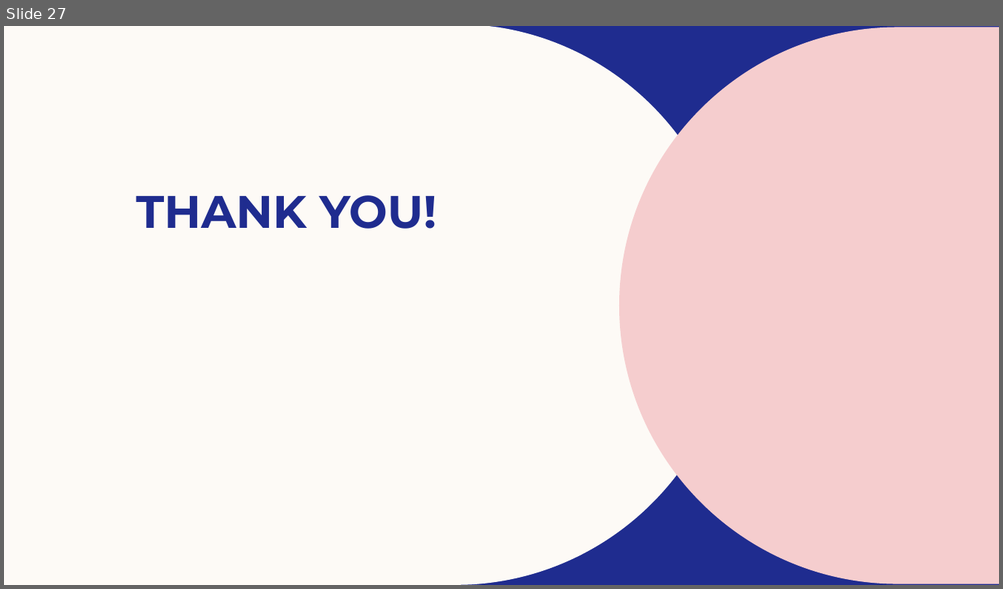
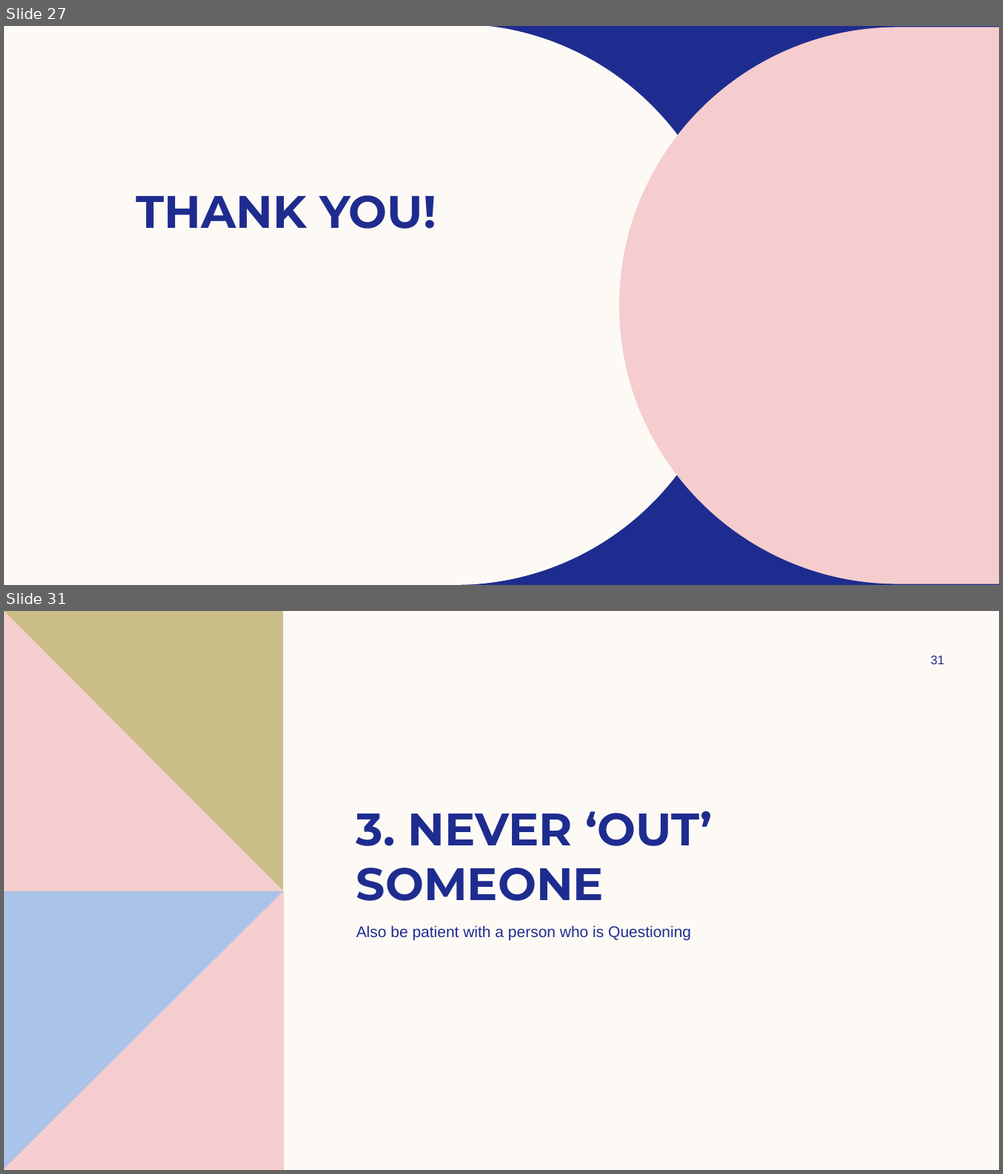
Before and after one commit to InterstellarMist/VIP-Workshop-2024, a slide deck: Gender Sensitivity Training/SOGIESC Workshop.pptx. Shown one above the other, each under a label of ours: slide 27 before the commit, slides 27 and 31 after it; the slides between them are not shown. The pictures are 1003x589 and 1003x1174 pixels, drawn with LibreOffice and Linux fonts; fonts in the diff are those of the drawing; background and template pictures are left out. Boxes give left, top, right and bottom in pixels: in the first picture for what was removed or moved away, otherwise in the second. Text is boxed around its words. In the diff, an @@ line names an element or a change of style, - is before the commit and + after.

```diff
--- a/Gender Sensitivity Training/SOGIESC Workshop.pptx
+++ b/Gender Sensitivity Training/SOGIESC Workshop.pptx
@@ slide 31 added at <box>4,611,999,1170</box>, background #FDFAF6 @@
@@ freeform shape added at <box>4,611,283,891</box>, fill #CCBE89 @@
@@ freeform shape added at <box>4,611,283,891</box>, fill #F5CDCE @@
@@ page number added at <box>930,655,945,664</box>, 12 pt, text #1F2C8F @@
+31
@@ title added at <box>356,812,712,901</box>, 44 pt, text #1F2C8F, bold @@
+3. NEVER ‘OUT’ SOMEONE
@@ freeform shape added at <box>4,891,284,1170</box>, fill #AAC3E8 @@
@@ freeform shape added at <box>4,891,284,1170</box>, fill #F5CDCE @@
@@ text added at <box>356,925,691,941</box>, 15 pt, text #1F2C8F @@
+Also be patient with a person who is Questioning
```
Also in this commit, not shown: 8 other slides added.
